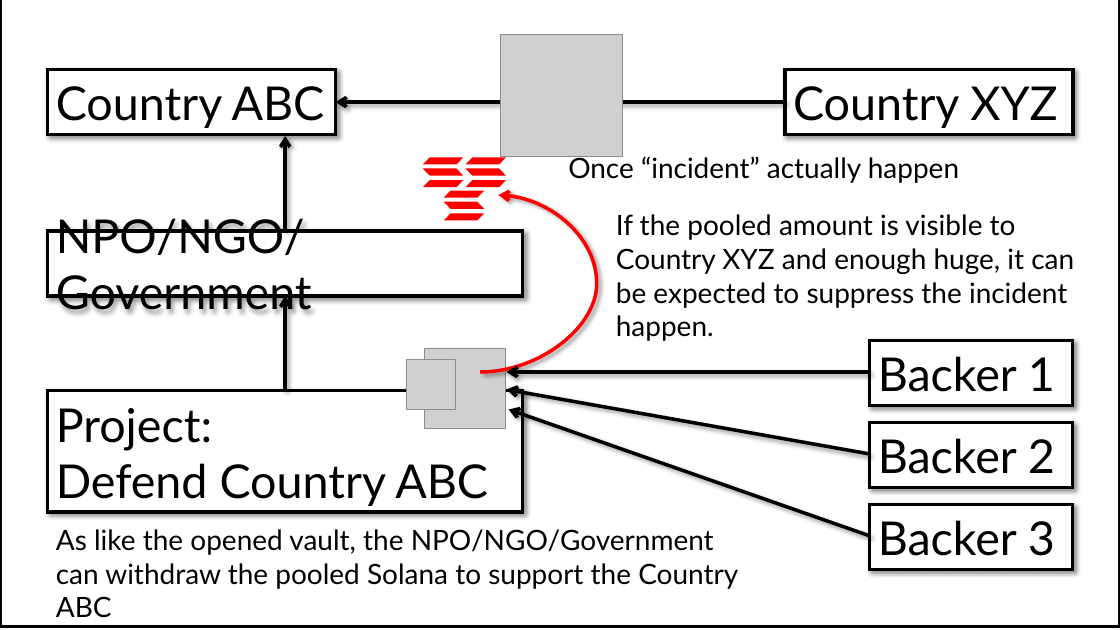
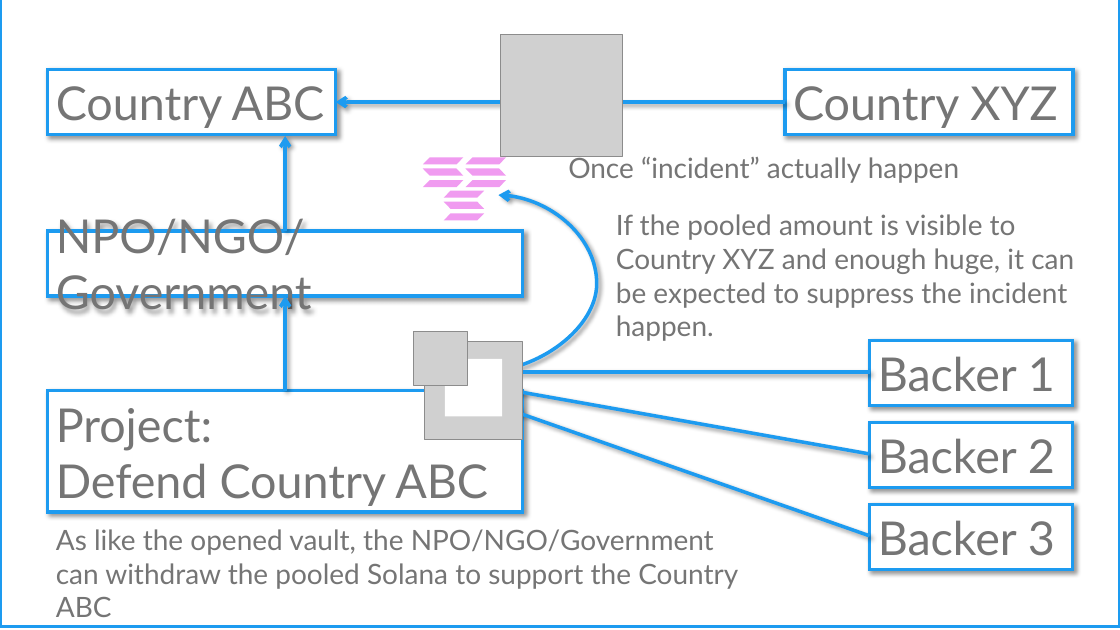
Before and after one commit to ohsugi/dove, a slide deck: slide 3 of images/DOVE.pptx. Drawn at 1120x630 pixels with LibreOffice and Linux fonts; fonts in the diff are those of the drawing; grey boxes stand for pictures. Boxes give left, top, right and bottom in pixels: in the first picture for what was removed or moved away, otherwise in the second. Text is boxed around its words. In the diff, an @@ line names an element or a change of style, - is before the commit and + after.

```diff
--- a/images/DOVE.pptx
+++ b/images/DOVE.pptx
@@ rectangle at [0, 0, 1120, 627]: outline #000000 3 pt to #1D9BF0 3 pt @@
@@ arrow (785, 103) - (336, 103): stroke #000000 3 pt to #1D9BF0 3 pt @@
@@ arrow (286, 231) - (286, 136): stroke #000000 3 pt to #1D9BF0 3 pt @@
@@ fill #FF0000 to #F09BF0 in 9 elements at [465, 180, 506, 187], [465, 157, 506, 165], [465, 169, 506, 176], [423, 180, 463, 187], [423, 157, 463, 165], [423, 169, 463, 176], [444, 213, 484, 221], [444, 191, 484, 198], [444, 202, 484, 209] @@
@@ curved arrow (481, 372) - (498, 195): stroke #FF0000 3 pt to #1D9BF0 3 pt @@
@@ arrow (286, 391) - (286, 296): stroke #000000 3 pt to #1D9BF0 3 pt @@
@@ picture added at [414, 331, 468, 386] @@
@@ picture: place and size @@
-picture at [425, 348, 506, 429]
+picture at [424, 342, 523, 440]
@@ rectangle added at [445, 359, 502, 416], fill #FFFFFF @@
@@ picture removed at [406, 360, 455, 410] @@
@@ arrow (870, 372) - (507, 372): stroke #000000 3 pt to #1D9BF0 3 pt @@
@@ arrow (870, 454) - (507, 390): stroke #000000 3 pt to #1D9BF0 3 pt @@
@@ arrow (870, 536) - (509, 410): stroke #000000 3 pt to #1D9BF0 3 pt @@
@@ text colour #000000 to #757575; outline #000000 3 pt to #1D9BF0 3 pt in 7 elements at [48, 391, 523, 513], [48, 70, 336, 134], [785, 70, 1073, 134], [48, 231, 523, 296], [870, 340, 1073, 405], [870, 423, 1073, 487], [870, 504, 1073, 569] @@
@@ text colour #000000 to #757575 in 3 elements at [616, 214, 1074, 341], [568, 154, 959, 183], [56, 529, 738, 589] @@
```
Also in this commit, not shown: 4 other slides changed, 7 other files.
